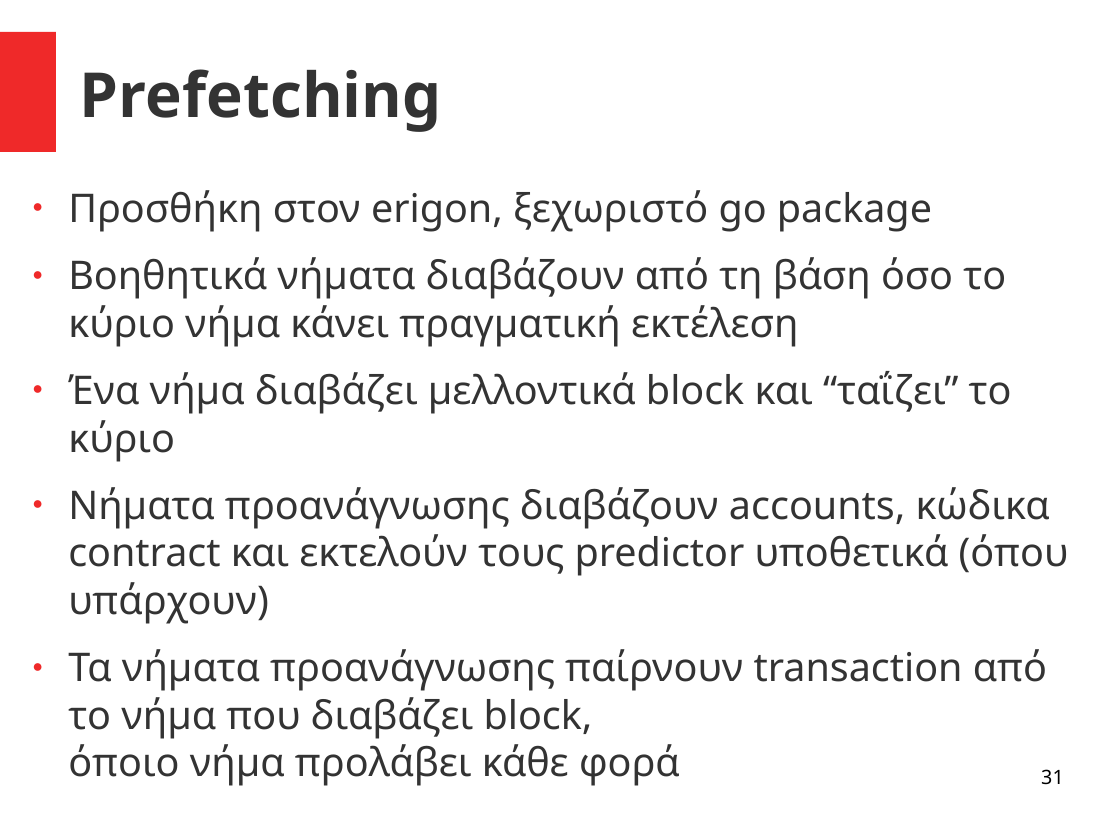
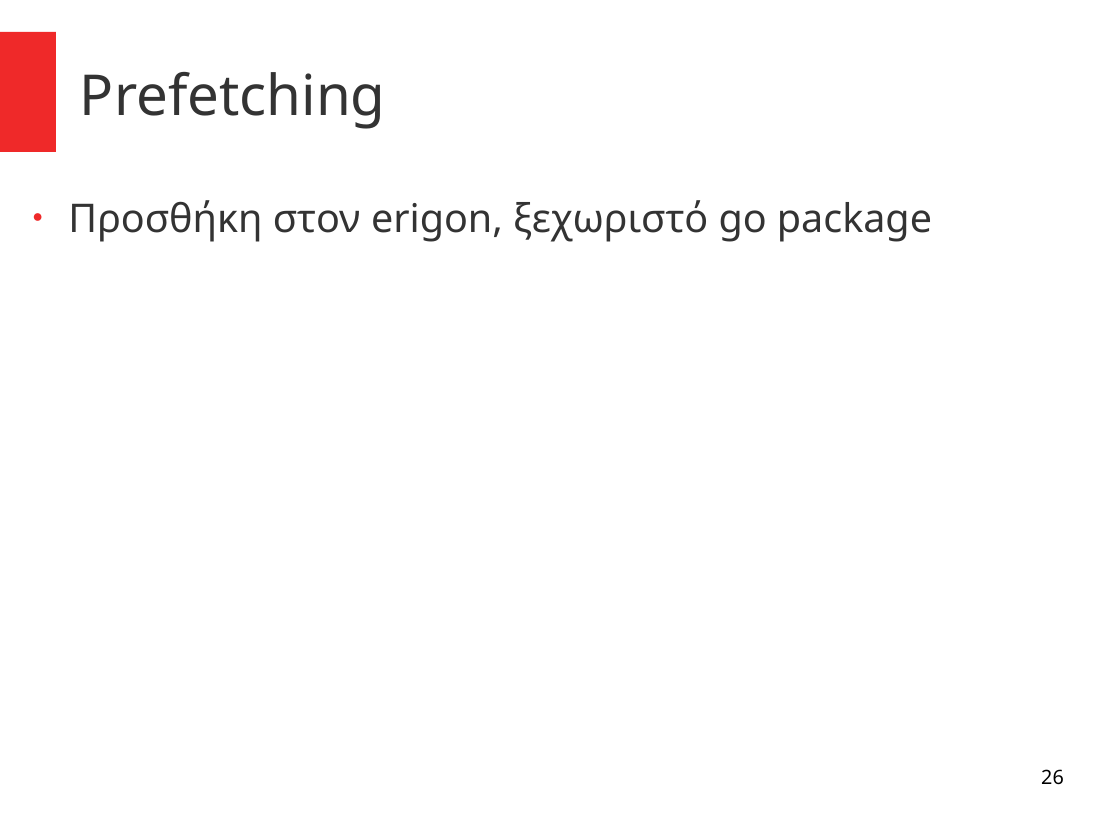
Before and after one commit to el15066/Diplomatiki, a slide deck: slide 26 of main/Presentation.odp (slide 31 before the commit). Drawn at 1120x840 pixels with LibreOffice and Linux fonts; fonts in the diff are those of the drawing. Boxes give left, top, right and bottom in pixels: in the first picture for what was removed or moved away, otherwise in the second. Text is boxed around its words. In the diff, an @@ line names an element or a change of style, - is before the commit and + after.

```diff
--- a/main/Presentation.odp
+++ b/main/Presentation.odp
@@ title "Prefetching" at (80, 72, 386, 129): size 44 to 40 pt, bold off @@
@@ text "Προσθήκη στον erigon, ξεχωριστό go ...": place and size @@
-text "Προσθήκη στον erigon, ξεχωριστό go ..." at (68, 190, 1069, 739)
+text "Προσθήκη στον erigon, ξεχωριστό go ..." at (68, 200, 932, 242)
@@ text at (68, 257, 1069, 739): paragraphs removed @@
-● Βοηθητικά νήματα διαβάζουν από τη βάση όσο το κύριο νήμα κάνει πραγματική εκτέλεση
-● Ένα νήμα διαβάζει μελλοντικά block και “ταΐζει” το κύριο
-● Νήματα προανάγνωσης διαβάζουν accounts, κώδικα contract και εκτελούν τους predictor υποθετικά (όπου υπάρχουν)
-● Τα νήματα προανάγνωσης παίρνουν transaction από το νήμα που διαβάζει block,
-  όποιο νήμα προλάβει κάθε φορά
@@ page number at (1041, 769, 1064, 785): text changed @@
-31
+26
```
Also in this commit, not shown: 16 other slides changed, 5 slides added, 19 slides removed, 1 other file.
